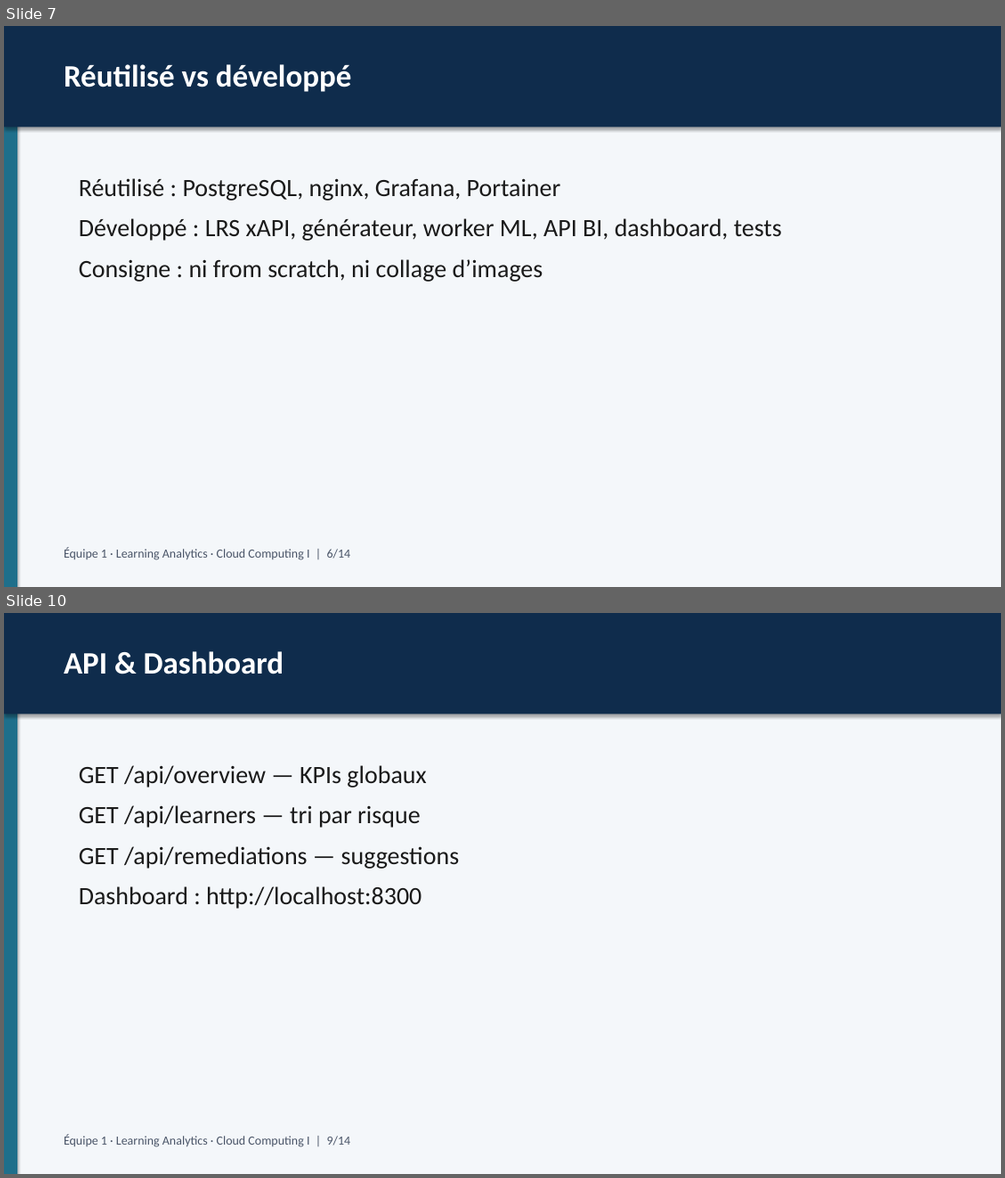
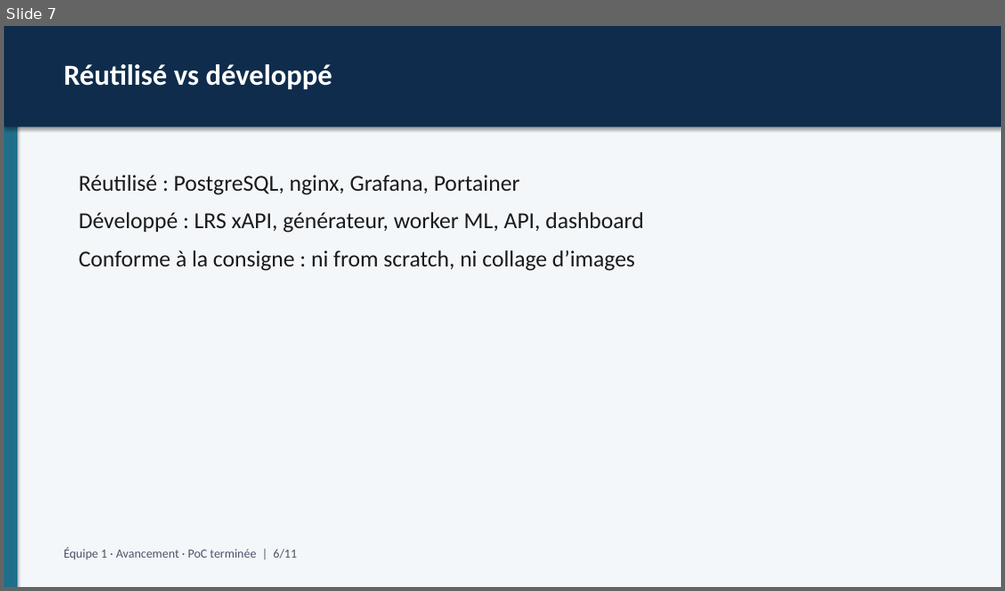
Before and after one commit to galaxie44/learning-analytics-educational-processes, a slide deck: docs/livrables/Presentation-Learning-Analytics.pptx. Shown one above the other, each under a label of ours: slides 7 and 10 before the commit, slide 7 after it; the slides between them are not shown. The pictures are 1005x1178 and 1005x591 pixels, drawn with LibreOffice and Linux fonts; fonts in the diff are those of the drawing. Boxes give left, top, right and bottom in pixels: in the first picture for what was removed or moved away, otherwise in the second. Text is boxed around its words. In the diff, an @@ line names an element or a change of style, - is before the commit and + after.

Commit message:
Add complete avancement presentation (PoC finished narrative).

```diff
--- a/docs/livrables/Presentation-Learning-Analytics.pptx
+++ b/docs/livrables/Presentation-Learning-Analytics.pptx
@@ slide 10 removed at [4, 613, 1001, 1174], background #FFFFFF @@
@@ rectangle removed at [4, 613, 1001, 1174] @@
@@ rectangle removed at [4, 613, 17, 1174] @@
@@ rectangle removed at [4, 613, 1001, 714] @@
@@ text removed at [64, 651, 284, 674] @@
-API & Dashboard
@@ text removed at [79, 765, 460, 908] @@
-GET /api/overview — KPIs globaux
-GET /api/learners — tri par risque
-GET /api/remediations — suggestions
-Dashboard : http://localhost:8300
@@ text removed at [64, 1134, 351, 1147] @@
-Équipe 1 · Learning Analytics · Cloud Computing I | 9/14
@@ slide 7 changed as well @@
@@ text "Réutilisé vs développé" at [64, 64, 332, 89]: size 30 to 28 pt @@
@@ text at [79, 175, 520, 195]: size 24 to 22 pt in "Réutilisé : PostgreSQL, nginx, Grafana, Portainer" @@
@@ text at [79, 212, 643, 271]: text changed; size 24 to 22 pt @@
-Développé : LRS xAPI, générateur, worker ML, API BI, dashboard, tests
-Consigne : ni from scratch, ni collage d’images
+Développé : LRS xAPI, générateur, worker ML, API, dashboard
+Conforme à la consigne : ni from scratch, ni collage d’images
@@ text at [64, 547, 297, 559]: text changed @@
-Équipe 1 · Learning Analytics · Cloud Computing I | 6/14
+Équipe 1 · Avancement · PoC terminée | 6/11
```
Also in this commit, not shown: 5 other slides changed, 6 slides added, 8 other slides removed, 3 other files.
